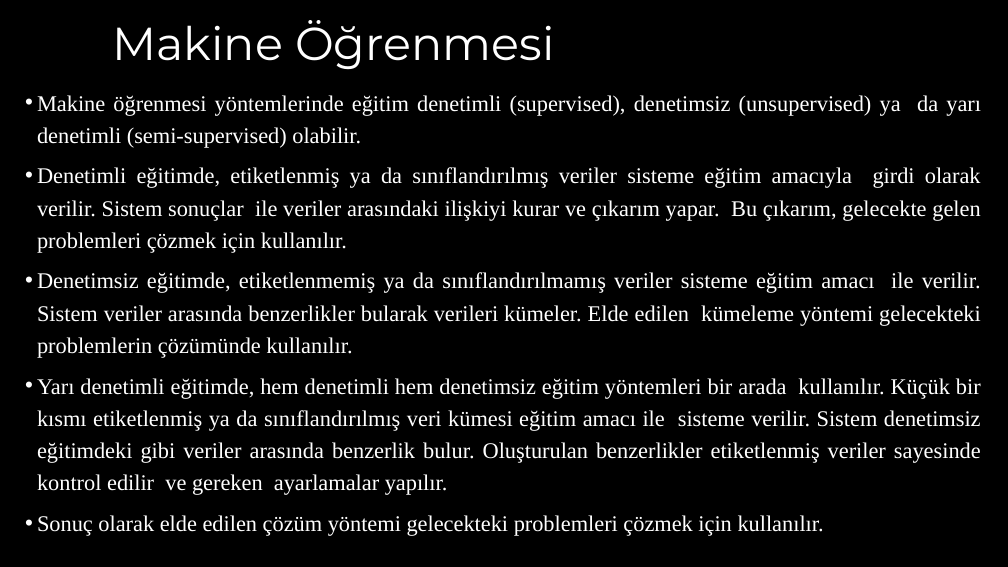
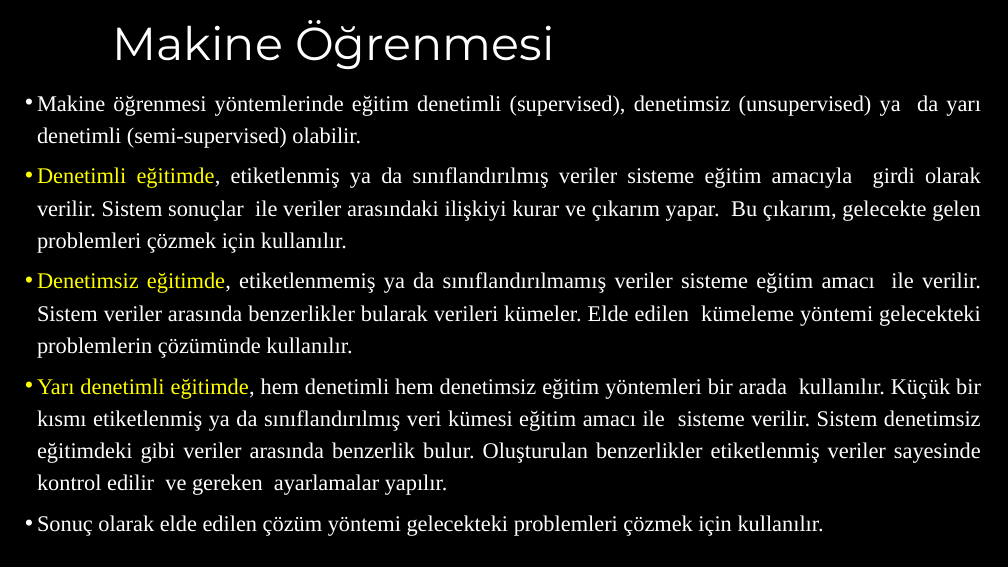
Before and after one commit to akaraci/Makine-Ogrenmesi, a slide deck: slide 32 of Sunular/MÖT-Hafta-1.pptx. Drawn at 1008x567 pixels with LibreOffice and Linux fonts; fonts in the diff are those of the drawing. Boxes give left, top, right and bottom in pixels: in the first picture for what was removed or moved away, otherwise in the second. Text is boxed around its words. In the diff, an @@ line names an element or a change of style, - is before the commit and + after.

```diff
--- a/Sunular/MÖT-Hafta-1.pptx
+++ b/Sunular/MÖT-Hafta-1.pptx
@@ text at <box>37,167,981,495</box>: text colour #FFFFFF to #FFFF00 in "Denetimli eğitimde,", "Denetimsiz eğitimde,", "Yarı denetimli eğitimde," @@
```
Also in this commit, not shown: 14 other slides changed.
